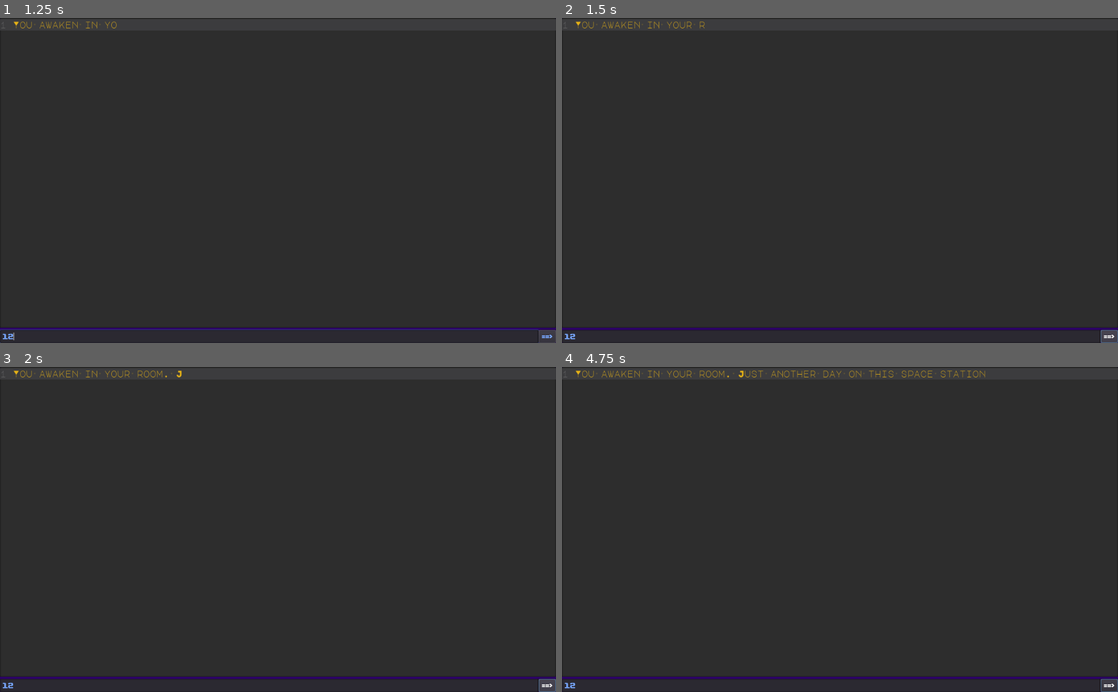
Above: before the commit, frames 1-4 (two rows, left to right).
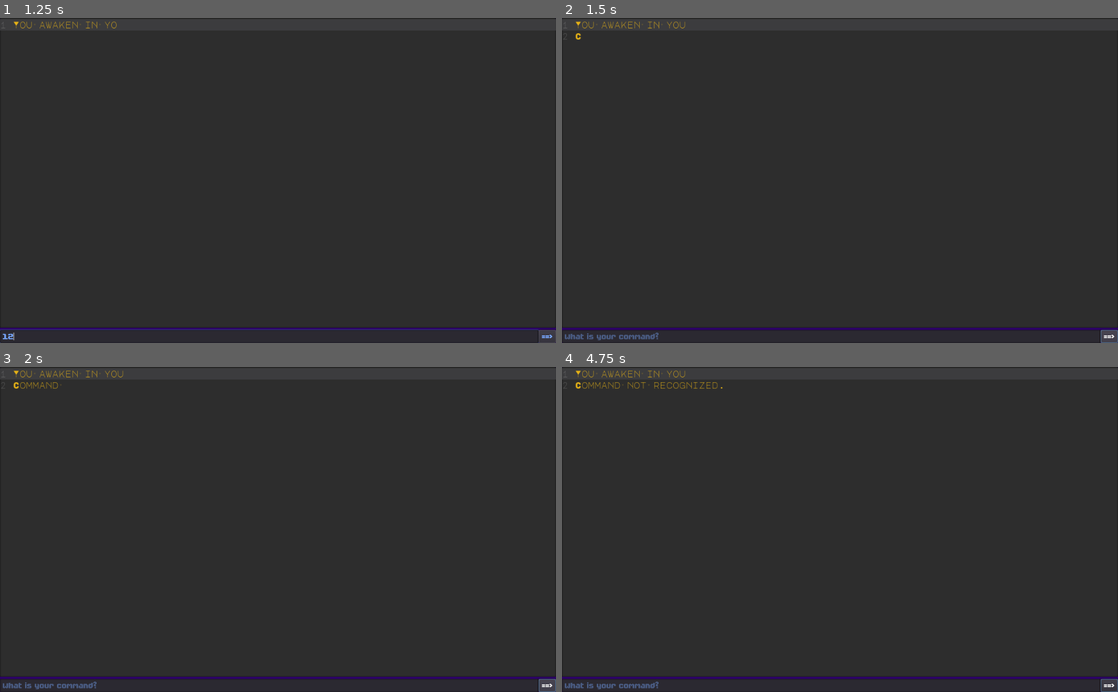
Above: after the commit, the same moments.

Repository: KaizNike/Vast-Rogue
Game: Godot game, scene res://src/Scenes/Main.tscn
Two runs of this game, one before a commit and one after it. Both use one fixed random seed, a clock stepped at 60 frames per second and the inputs below. The project has no main scene, so this scene is started directly.
Inputs (mouse positions are in pixels of both pictures, inside the frame that each line leads up to):
- Up to frame 1 (1.25 s): click (266, 336) at 0.52 s; type "12" at 0.6 s
- Up to frame 2 (1.5 s): click "==>" at 1.25 s
- Up to frame 3 (2 s): no input
- Up to frame 4 (4.75 s): click "==>" at 2 s; click "==>" at 2.75 s; tap Enter at 3.5 s; move the mouse to (962, 513) at 3.52 s; hold Ctrl (control) 3.53-4.28 s; tap Space at 4.25 s; move the mouse to (728, 545) at 4.27 s; tap Z (zoom) at 4.35 s

Frame 1 is identical in both runs. In frame 2, 0.2% of the frame differs, in the area x 0-26%, y 1-100%; in frame 3, 0.3%; in frame 4, 0.7%, in the area x 0-77%, y 1-100%.

Commit message:
Enter button valid command coloring
- Added version info (v2.0.1-alpha)

Diff:
--- a/Vast Rogue/src/Scenes/Main.gd
+++ b/Vast Rogue/src/Scenes/Main.gd
@@ -1,6 +1,7 @@
 extends Node
 
 onready var textEdit = $UI/VBoxContainer/TextEdit
+var version = [2, 0, 1, "-alpha"]
 
 var Things = {
 	"#": {"collidable": true},
@@ -65,18 +66,21 @@
 var player = {"loc": Vector2(1,1), "floor": 0, "currentRoom": "playerRoom", "hp": 0}
 
 func _ready():
+	randomize()
 	textEdit.text = ""
 #	print(Rooms[1])
 #	print(player.loc)
-	var f = randi() % 2 - 1
+	var f = randi() % 2
 	print(f)
 	var text = storyPrompts[0] + "\n" + healthPrompts[f] + "\n\n" + hintPrompts[0]
 	display_text_by_scrolling(text)
 #	command_parse("look")
 
+# Takes string from line edit text entered and tries to perform the desired command
 func command_parse(text : String):
 	if text == "":
 		return
+#	split the text to find subqueries
 	var parse : PoolStringArray = text.split(" ")
 	if text == "look" or text == "look around":
 		var printText= ""
@@ -92,6 +96,8 @@
 		textEdit.text = ""
 		display_text_by_scrolling(printText)
 		pass
+	elif text == "version":
+		display_text_by_scrolling("V " + str(version[0]) + "." + str(version[1]) + "." + str(version[2]) + version[3])
 	elif parse.size() == 3:
 		if parse[0] == "look" and parse[1] == "at":
 			if parse[2] == "keypad":
@@ -132,6 +138,12 @@
 func process_turn():
 	pass
 
+func switch_green(Bool: bool):
+	if Bool:
+		$UI/VBoxContainer/HSplitContainer/Button.modulate = ColorN("green", 1)
+	else:
+		$UI/VBoxContainer/HSplitContainer/Button.modulate = ColorN("white", 1)
+
 func _on_Timer_timeout():
 	if textStore:
 		if textStoreIndex < textStoreLen:
@@ -143,6 +155,33 @@
 		pass # Replace with function body.
 
 
+# Done after pressing enter or button.
 func _on_LineEdit_text_entered(new_text):
 	$UI/VBoxContainer/HSplitContainer/LineEdit.text = ""
 	command_parse(new_text)
+
+
+# To be updated after command parse is.
+# Update the screen sometimes after text is entered
+func _on_LineEdit_text_changed(new_text):
+	var parse : PoolStringArray = new_text.split(" ")
+	var size = parse.size()
+	if new_text == "look" or new_text == "look around":
+		switch_green(true)
+		pass
+	elif new_text == "version":
+		switch_green(true)
+	elif parse[0] == "look" and parse[1] == "at" and size == 3:
+		if parse[2] == "keypad":
+			switch_green(true)
+			pass
+		else:
+			switch_green(false)
+	else:
+		switch_green(false)
+
+
+# When ==> pressed, doubles as enter
+func _on_Button_pressed():
+	_on_LineEdit_text_entered($UI/VBoxContainer/HSplitContainer/LineEdit.text)
+	switch_green(false)
--- a/Vast Rogue/src/Scenes/Main.tscn
+++ b/Vast Rogue/src/Scenes/Main.tscn
@@ -90,5 +90,7 @@
 process_mode = 0
 wait_time = 0.075
 
+[connection signal="text_changed" from="UI/VBoxContainer/HSplitContainer/LineEdit" to="." method="_on_LineEdit_text_changed"]
 [connection signal="text_entered" from="UI/VBoxContainer/HSplitContainer/LineEdit" to="." method="_on_LineEdit_text_entered"]
+[connection signal="pressed" from="UI/VBoxContainer/HSplitContainer/Button" to="." method="_on_Button_pressed"]
 [connection signal="timeout" from="Timer" to="." method="_on_Timer_timeout"]
